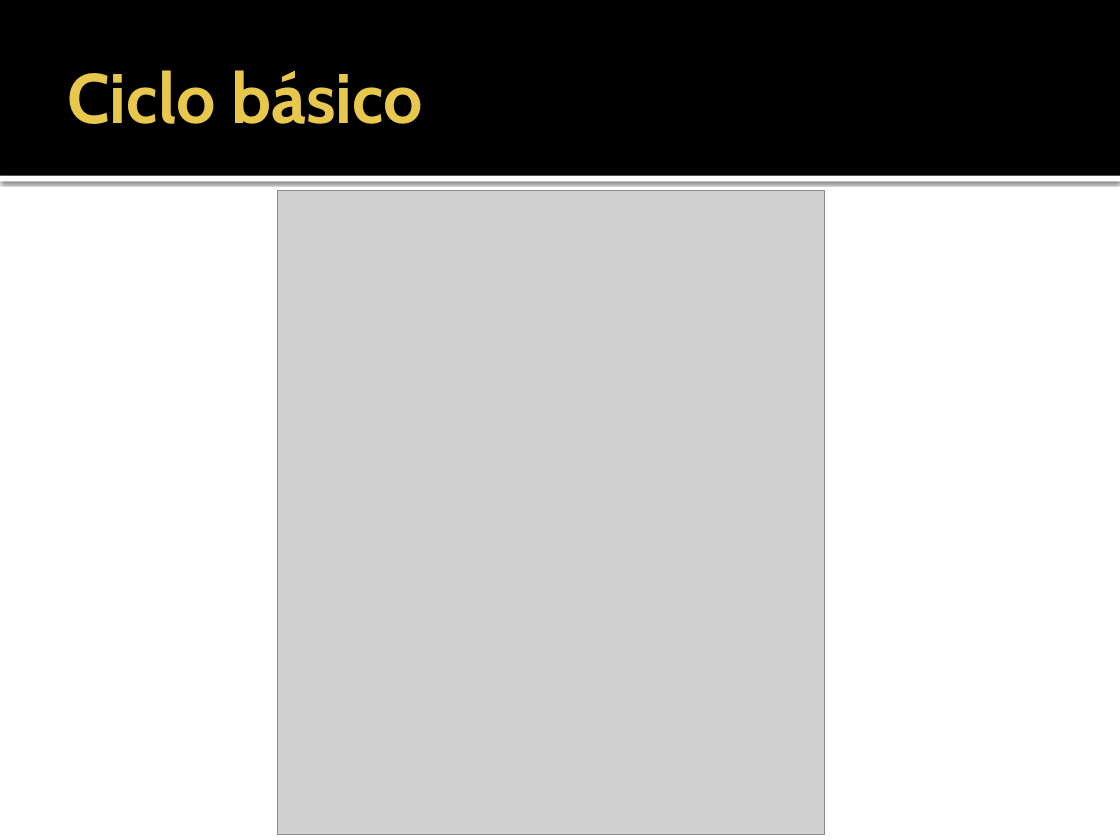
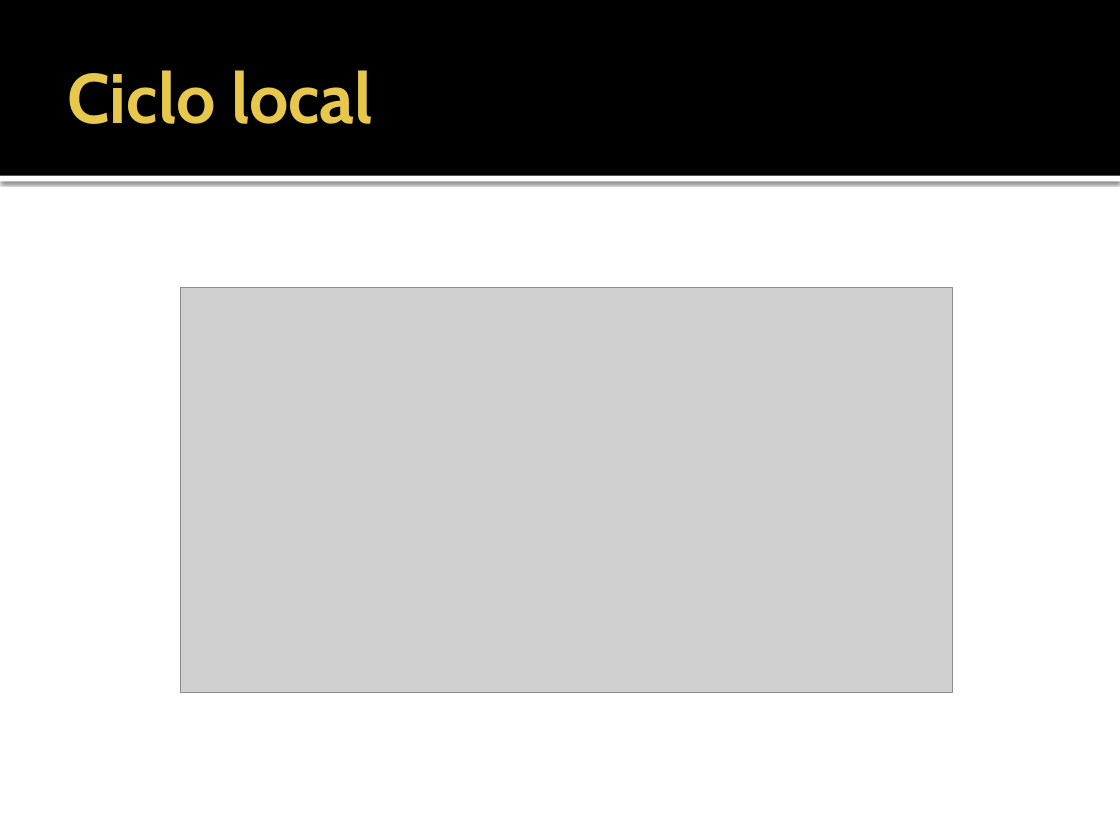
Before and after one commit to marcopollivier/presentation.git-motivos-para-mudar, a slide deck: slide 7 of Apresentação Git.pptx. Drawn at 1120x840 pixels with LibreOffice and Linux fonts; fonts in the diff are those of the drawing; grey boxes stand for pictures. Boxes give left, top, right and bottom in pixels: in the first picture for what was removed or moved away, otherwise in the second. Text is boxed around its words. In the diff, an @@ line names an element or a change of style, - is before the commit and + after.

Commit message:
Alteração na apresentação

```diff
--- a/Apresentação Git.pptx
+++ b/Apresentação Git.pptx
@@ title at bbox=[67, 70, 373, 124]: text changed @@
-Ciclo básico
+Ciclo local
@@ picture removed at bbox=[278, 190, 824, 834] @@
@@ picture added at bbox=[180, 288, 952, 693] @@
```
